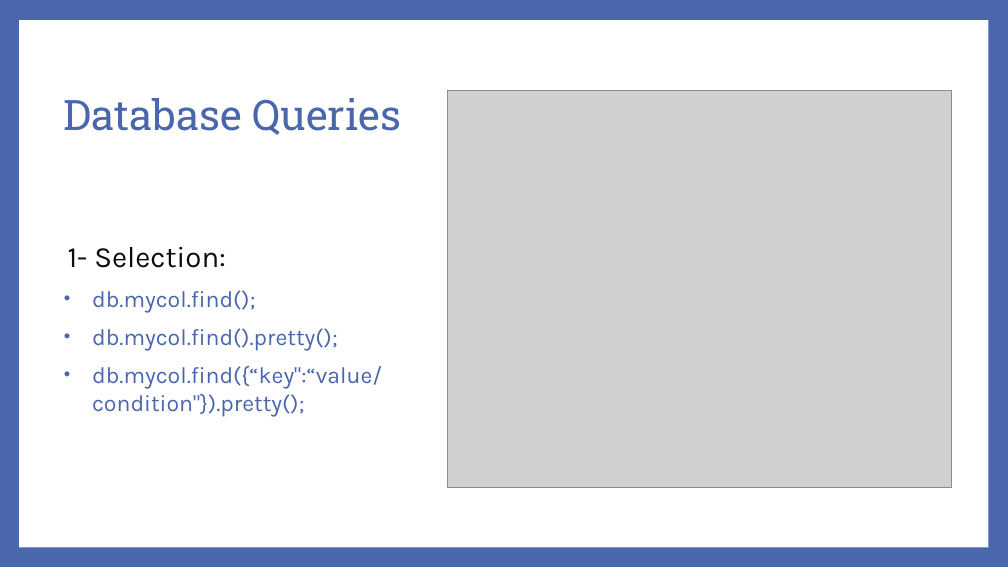
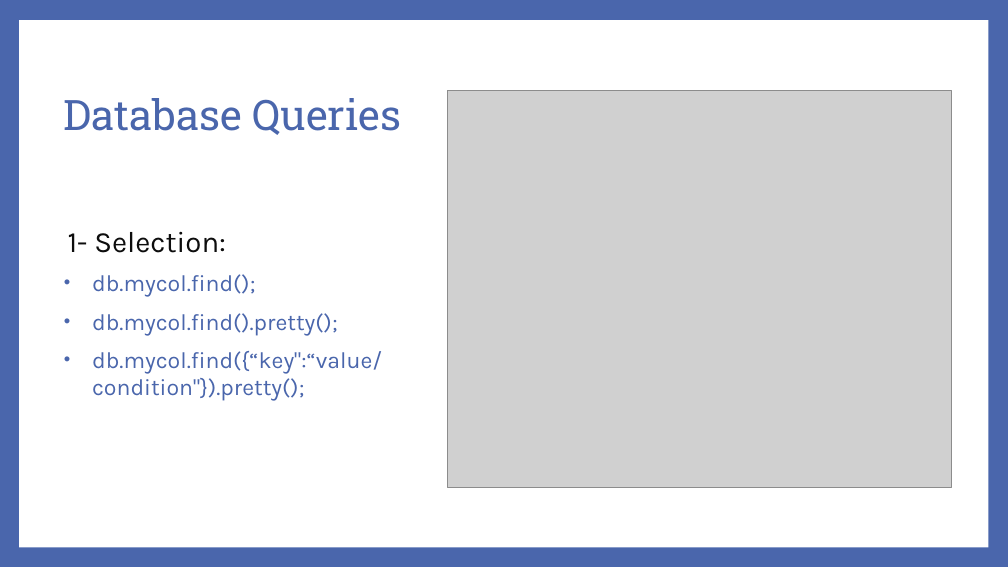
Before and after one commit to abedafnan/MonogoDB-Project, a slide deck: slide 11 of MongoDB Project.pptx. Drawn at 1008x567 pixels with LibreOffice and Linux fonts; fonts in the diff are those of the drawing; grey boxes stand for pictures. Boxes give left, top, right and bottom in pixels: in the first picture for what was removed or moved away, otherwise in the second. Text is boxed around its words. In the diff, an @@ line names an element or a change of style, - is before the commit and + after.

Commit message:
Add aggregation and insertion queries

```diff
--- a/MongoDB Project.pptx
+++ b/MongoDB Project.pptx
@@ text "1- Selection:" moved from (x1=68, y1=247, x2=382, y2=416) to (x1=68, y1=232, x2=382, y2=401) @@
```
Also in this commit, not shown: 3 other slides changed, 2 slides added, 3 other files.
